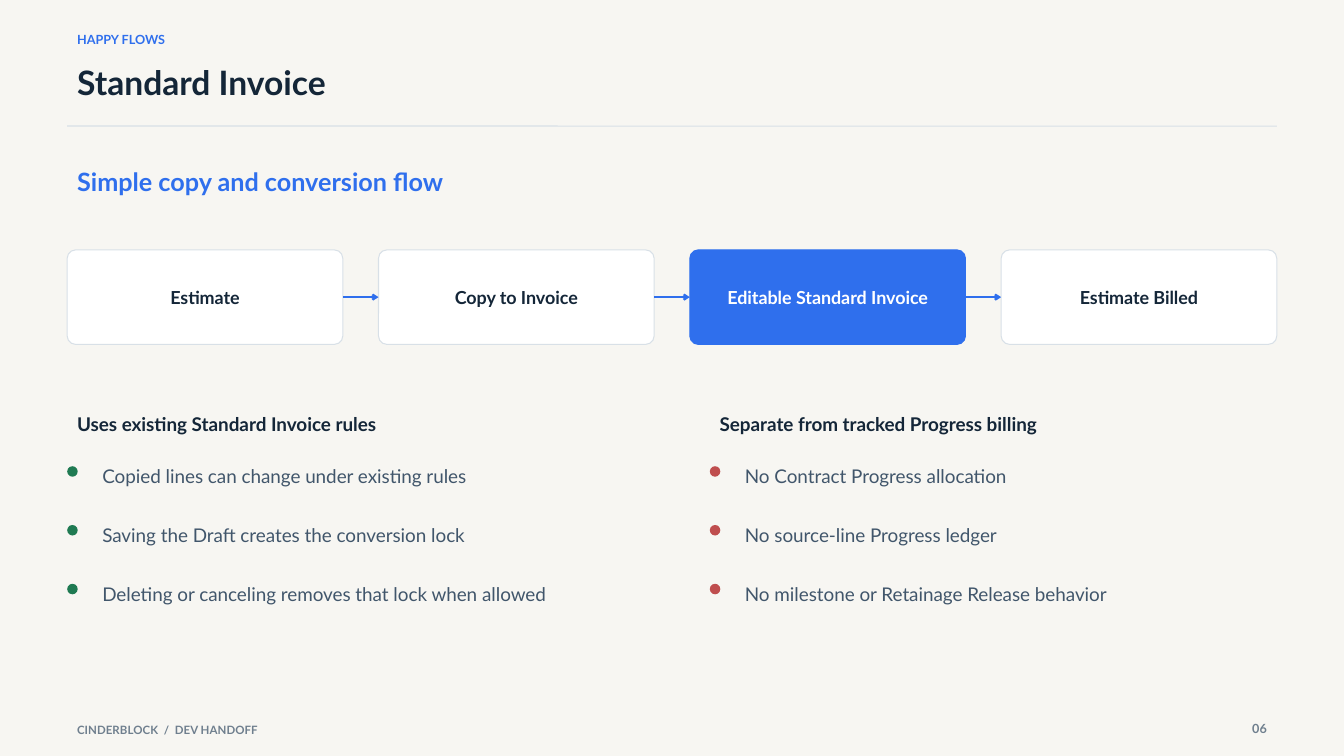
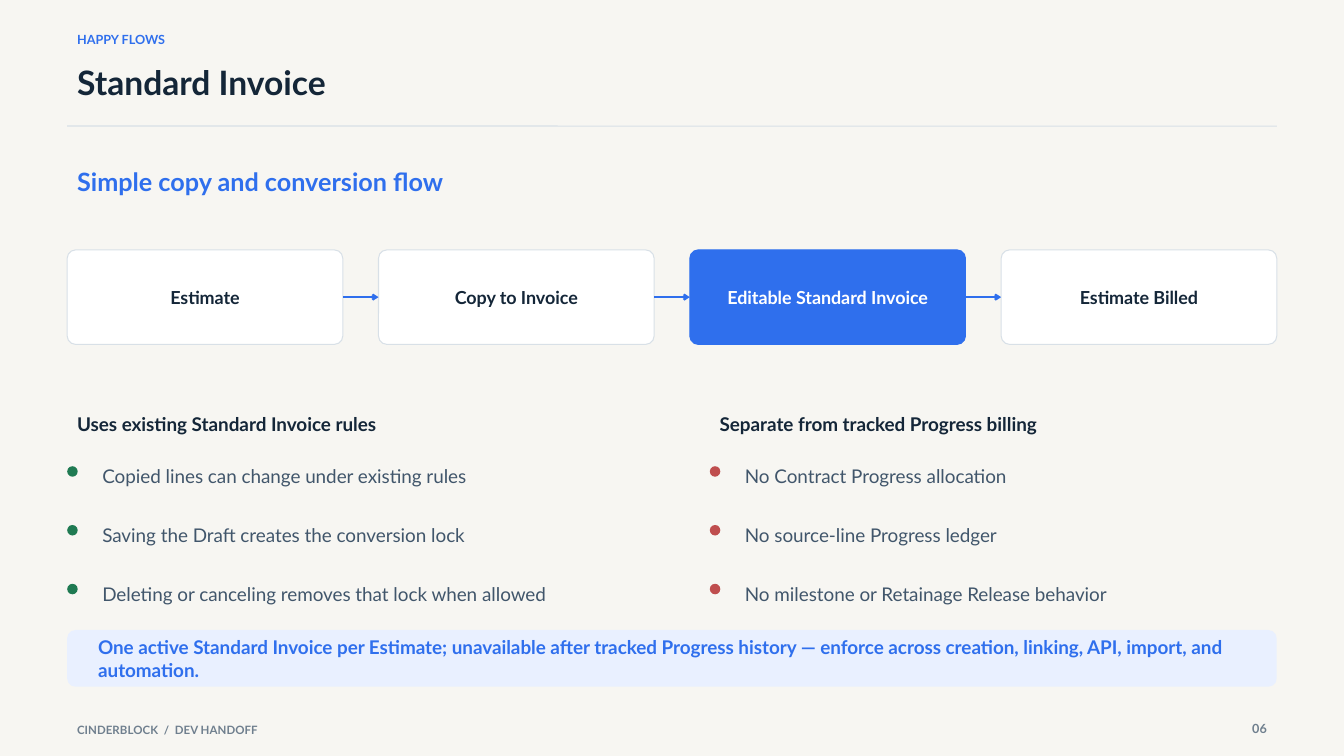
Before and after one commit to dovber/cinderblock-fe-prototype, a slide deck: slide 6 of output/presentations/cinderblock-contract-billing-dev-handoff-presentation.pptx. Drawn at 1344x756 pixels with LibreOffice and Linux fonts; fonts in the diff are those of the drawing. Boxes give left, top, right and bottom in pixels: in the first picture for what was removed or moved away, otherwise in the second. Text is boxed around its words. In the diff, an @@ line names an element or a change of style, - is before the commit and + after.

Commit message:
fix contract invoice chronology and requirements

```diff
--- a/output/presentations/cinderblock-contract-billing-dev-handoff-presentation.pptx
+++ b/output/presentations/cinderblock-contract-billing-dev-handoff-presentation.pptx
@@ rounded rectangle added at [68, 630, 1277, 687], fill #E9F0FF @@
@@ text added at [98, 640, 1222, 677], 13.5 pt, text #2F6FED, bold @@
+One active Standard Invoice per Estimate; unavailable after tracked Progress history — enforce across creation, linking, API, import, and automation.
```
Also in this commit, not shown: 14 other files.
